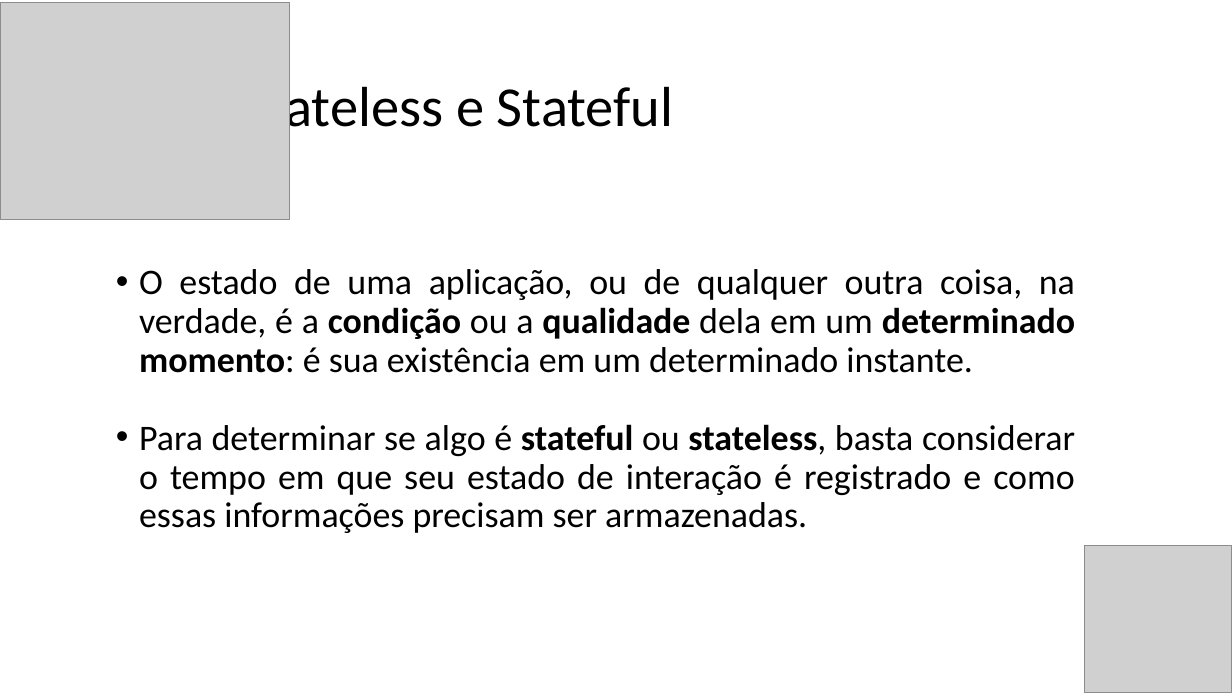
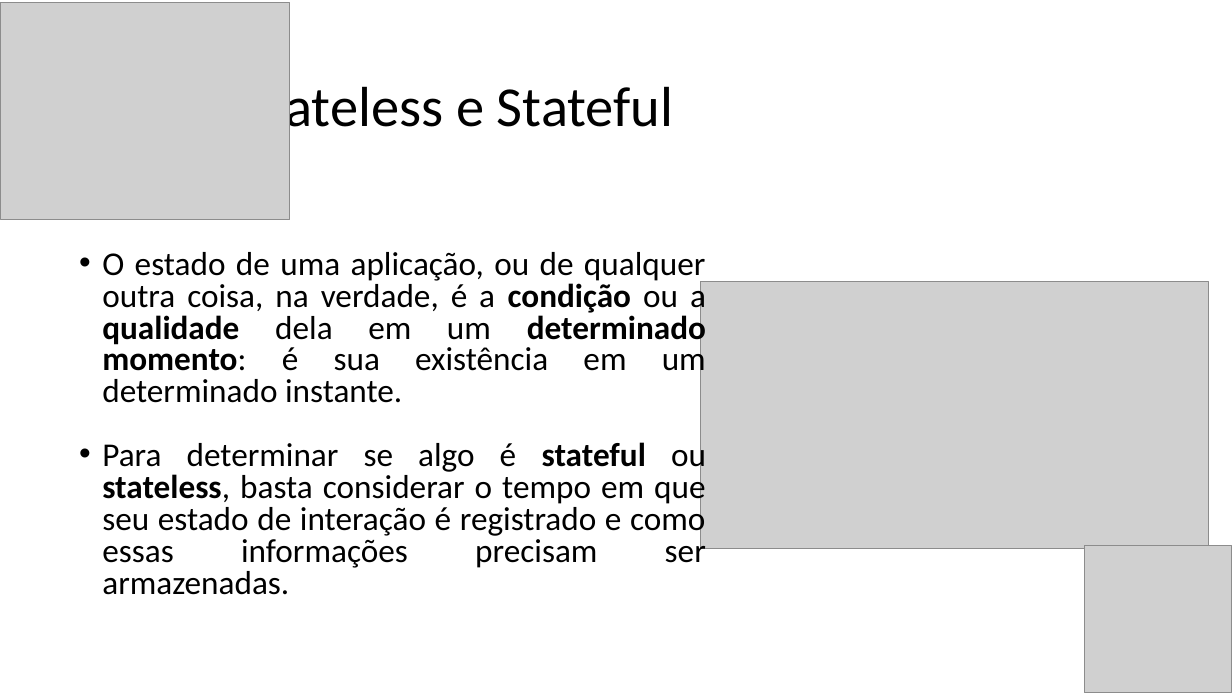
Before and after one commit to vhnegrisoli/curso-udemy-autenticacao-stateless-stateful-microsservicos, a slide deck: slide 6 of Conteúdos/Autenticação Stateless e Stateful em Microsserviços.pptx. Drawn at 1232x693 pixels with LibreOffice and Linux fonts; fonts in the diff are those of the drawing; grey boxes stand for pictures. Boxes give left, top, right and bottom in pixels: in the first picture for what was removed or moved away, otherwise in the second. Text is boxed around its words. In the diff, an @@ line names an element or a change of style, - is before the commit and + after.

```diff
--- a/Conteúdos/Autenticação Stateless e Stateful em Microsserviços.pptx
+++ b/Conteúdos/Autenticação Stateless e Stateful em Microsserviços.pptx
@@ text "O estado de uma aplicação, ..." moved from (x1=139, y1=269, x2=1075, y2=533) to (x1=102, y1=252, x2=706, y2=595) @@
@@ text "O estado de uma aplicação, ..." at (x1=102, y1=252, x2=706, y2=595): size 28 to 25.9 pt; line spacing 0.9 to 0.8 @@
@@ picture added at (x1=701, y1=281, x2=1209, y2=549) @@
```
Also in this commit, not shown: 1 slide added.
